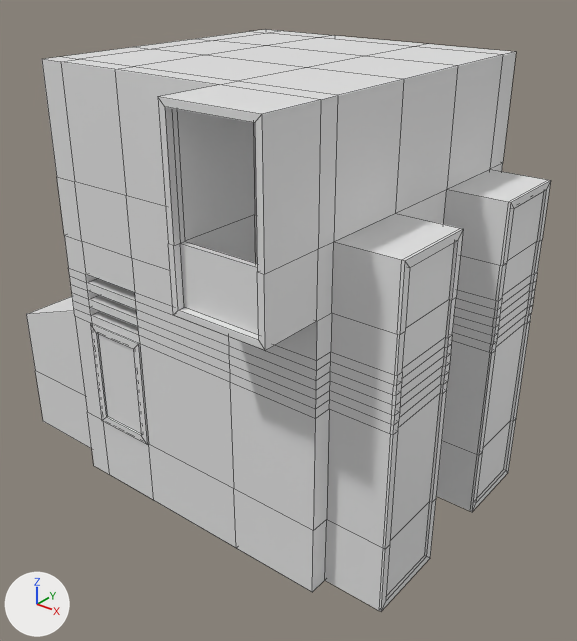
The Blender file Assets/3DObjects/Environment/Buildings/Build1.blend, before and after one commit.
Both versions are drawn from a 50 mm camera at (6.23, -7.73, 7.01) aimed at (0.1, -0.07, 2.26). Arrows for +X, +Y and +Z are at lower left; the lights stay in place. Mesh edges are drawn as thin lines.
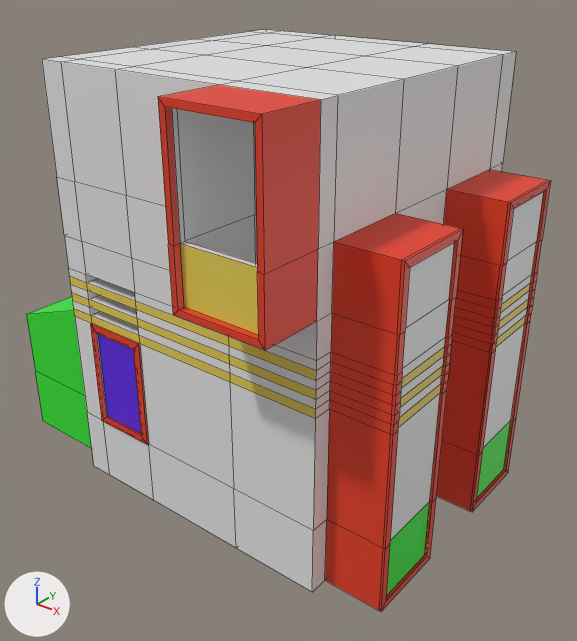
Pixel boxes [x1, y1, x2, y2] of what changed, in the pictures (577 x 641 px):
```json
{"part": 1, "of": "me_cube_002", "change": "recoloured", "before": [158, 85, 551, 611], "after": [158, 85, 551, 611], "on screen": "white to red"}
{"part": 2, "of": "me_cube_002", "change": "recoloured", "before": [90, 323, 149, 445], "after": [90, 323, 149, 445], "on screen": "white to red"}
{"part": 3, "of": "me_cube_002", "change": "recoloured", "before": [26, 296, 92, 449], "after": [26, 296, 92, 449], "on screen": "white to green"}
{"part": 4, "of": "me_cube_002", "change": "recoloured", "before": [386, 501, 430, 596], "after": [386, 501, 430, 596], "on screen": "white to green"}
{"part": 5, "of": "me_cube_002", "change": "recoloured", "before": [477, 421, 511, 498], "after": [477, 421, 511, 498], "on screen": "white to green"}
{"part": 6, "of": "me_cube_002", "change": "recoloured", "before": [98, 334, 141, 434], "after": [98, 334, 141, 434], "on screen": "white to purple"}
{"part": 7, "of": "me_cube_002", "change": "recoloured", "before": [70, 276, 140, 344], "after": [70, 276, 140, 344], "on screen": "white to yellow"}
{"part": 8, "of": "me_cube_002", "change": "recoloured", "before": [136, 243, 444, 427], "after": [136, 243, 444, 427], "on screen": "white to yellow"}
{"part": 9, "of": "me_cube_002", "change": "recoloured", "before": [496, 283, 531, 347], "after": [496, 283, 531, 347], "on screen": "white to yellow"}
```

Edits to the scene script, one JSON object a line:
```json
{"op": "add", "block": "mat_material", "code": ["mat_material = principled_material('Material')", "mat_material.base_color = (0.8, 0.8, 0.8)  # white #e7e7e7"]}
{"op": "add", "block": "mat_material_002", "code": ["mat_material_002 = principled_material('Material.002')", "mat_material_002.base_color = (0.0298, 0.8, 0.0278)  # green #30e72e"]}
{"op": "add", "block": "mat_material_003", "code": ["mat_material_003 = principled_material('Material.003')", "mat_material_003.base_color = (0.117, 0.0163, 0.8)  # purple #6022e7"]}
{"op": "add", "block": "mat_material_004", "code": ["mat_material_004 = principled_material('Material.004')", "mat_material_004.base_color = (0.8, 0.631, 0.0877)  # yellow #e7d054"]}
{"op": "add", "block": "mat_material_001", "code": ["mat_material_001 = principled_material('Material.001')", "mat_material_001.base_color = (0.8, 0.0466, 0.0152)  # red #e73d21"]}
{"block": "me_cube_002", "where": "me_cube_002.from_pydata(...)  # 548 vertices, 546 faces; spans x -9.0..7.1, y -2.0..11.7, z 0.0..14.4"}
{"block": "me_cube_002", "where": "# used by ob_cube_001; location = (0.0, -2.0, 0.0); scale = (0.395, 0.395, 0.395)"}
{"block": "me_cube_002", "change": "me_cube_002 part 1: 194 of the faces centred in x 2.0..7.1, y -2.0..9.2, z 0.0..14.4 switch from no material to mat_material_001 (red #e73d21)"}
{"block": "me_cube_002", "change": "me_cube_002 part 2: 10 of the faces centred in x -4.2..-1.8, y -0.1..0.0, z 2.3..6.1 switch from no material to mat_material_001 (red #e73d21)"}
{"block": "me_cube_002", "change": "me_cube_002 part 3: all 13 faces centred in x -9.0..-7.0, y 0.6..9.2, z 1.2..5.5 switch from no material to mat_material_002 (green #30e72e)"}
{"block": "me_cube_002", "change": "me_cube_002 part 4: the 1 face centred in x 7.0, y 2.1, z 1.3 switches from no material to mat_material_002 (green #30e72e)"}
{"block": "me_cube_002", "change": "me_cube_002 part 5: the 1 face centred in x 7.0, y 7.8, z 1.3 switches from no material to mat_material_002 (green #30e72e)"}
{"block": "me_cube_002", "change": "me_cube_002 part 6: the 1 face centred in x -3.0, y 0.0, z 4.2 switches from no material to mat_material_003 (purple #6022e7)"}
{"block": "me_cube_002", "change": "me_cube_002 part 7: 21 of the faces centred in x -5.1..-3.0, y 0.0..9.6, z 6.3..7.4 switch from no material to mat_material_004 (yellow #e7d054)"}
{"block": "me_cube_002", "change": "me_cube_002 part 8: 10 of the faces centred in x 0.1..7.0, y -1.8..2.1, z 6.3..10.1 switch from no material to mat_material_004 (yellow #e7d054)"}
{"block": "me_cube_002", "change": "me_cube_002 part 9: 3 of the faces centred in x 7.0, y 7.8, z 6.3..7.4 switch from no material to mat_material_004 (yellow #e7d054)"}
{"op": "add", "block": "me_cube_002", "code": "me_cube_002.materials.append(mat_material)  # white #e7e7e7"}
{"op": "add", "block": "me_cube_002", "code": "me_cube_002.materials.append(mat_material_003)  # purple #6022e7"}
```
